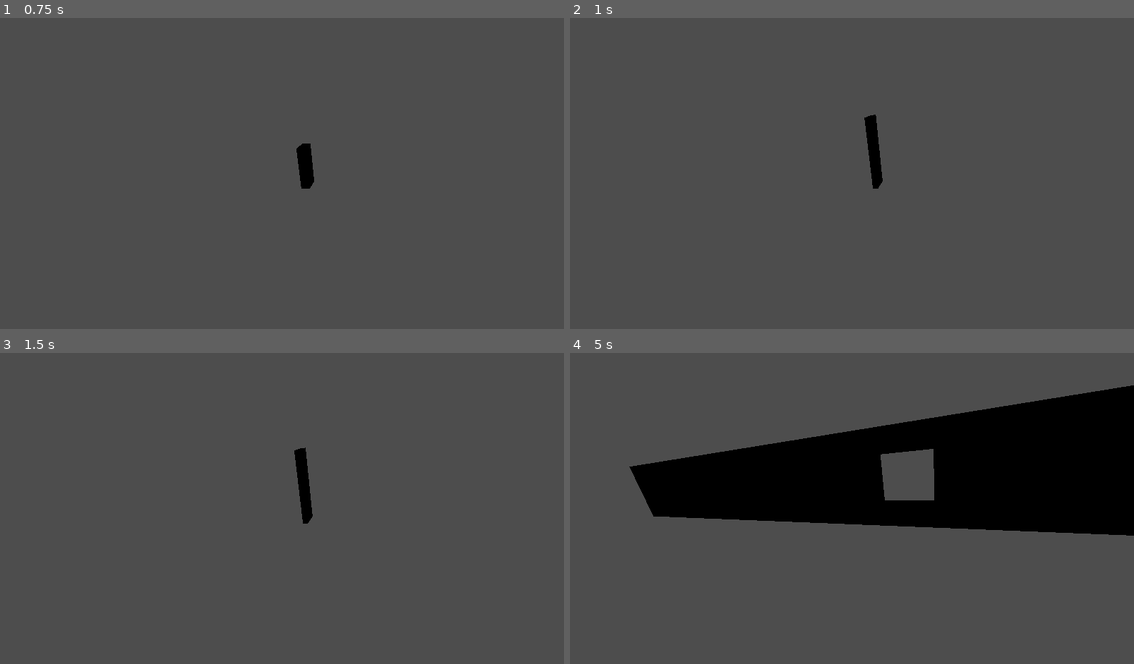
Above: before the commit, frames 1-4 (two rows, left to right).
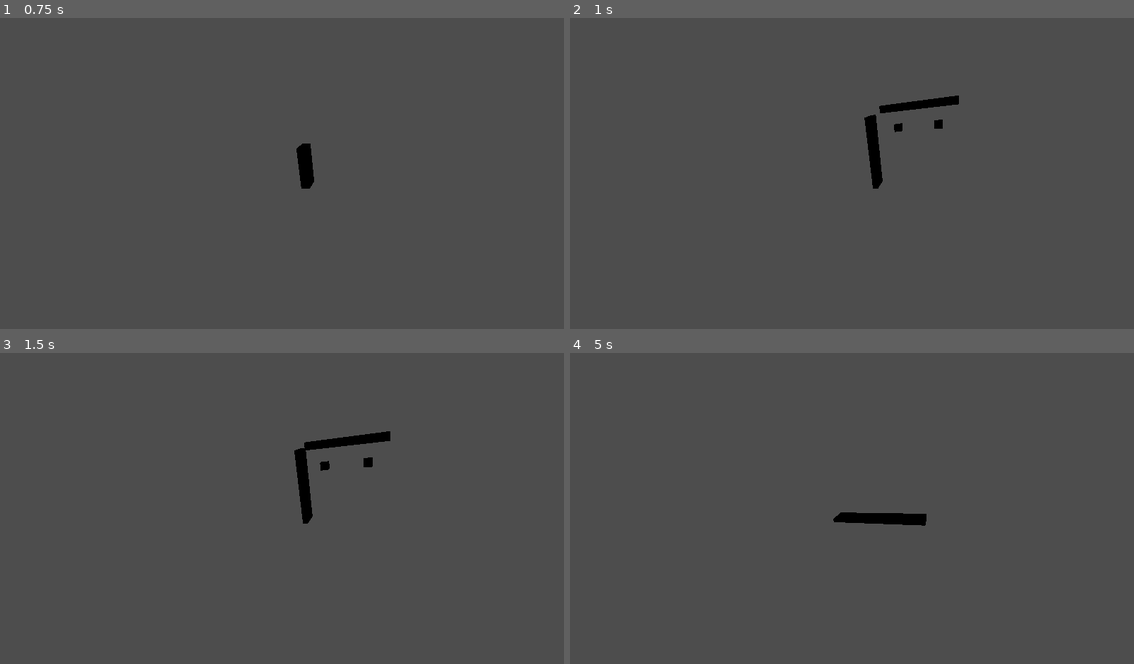
Above: after the commit, the same moments.

Repository: gabriellebrand/Neon-Strech
Game: Godot game, scene res://Scenes/Main.tscn
Two runs of this game, one before a commit and one after it. Both use one fixed random seed, a clock stepped at 60 frames per second and the inputs below.
Inputs:
- Up to frame 1 (0.75 s): tap Enter at 0.5 s; hold W (stretch_up) from 0.53 s (still down)
- Up to frame 2 (1 s): keep holding W (stretch_up)
- Up to frame 3 (1.5 s): release W (stretch_up) at 1.28 s; hold S (stretch_down) from 1.28 s (still down)
- Up to frame 4 (5 s): release S (stretch_down) at 2.03 s; hold W (stretch_up) 2.03-3.53 s; hold S (stretch_down) from 3.53 s (still down)

Frame 1 is identical in both runs. In frame 2, 0.5% of the frame differs, in the area x 54-69%, y 24-37%; in frame 3, 0.5%; in frame 4, 26%, in the area x 10-100%, y 10-59%.

Commit message:
new walls

Diff:
--- /dev/null
+++ b/GameJam/Scenes/Killzone.tscn
@@ -0,0 +1,15 @@
+[gd_scene load_steps=3 format=3 uid="uid://dlb7l34jra5p7"]
+
+[ext_resource type="Script" path="res://Scripts/Killzone.gd" id="1_kupyv"]
+
+[sub_resource type="BoxShape3D" id="BoxShape3D_phvc6"]
+
+[node name="Killzone" type="Area3D"]
+script = ExtResource("1_kupyv")
+
+[node name="CollisionShape3D" type="CollisionShape3D" parent="."]
+shape = SubResource("BoxShape3D_phvc6")
+
+[node name="Timer" type="Timer" parent="."]
+
+[connection signal="body_entered" from="." to="." method="_on_body_entered"]
--- a/GameJam/Scenes/Main.tscn
+++ b/GameJam/Scenes/Main.tscn
@@ -12,7 +12,6 @@
 [node name="Box" parent="." instance=ExtResource("1_8f6yc")]
 
 [node name="Timer" type="Timer" parent="."]
-wait_time = 3.0
 autostart = true
 
 [connection signal="timeout" from="Timer" to="." method="_on_timer_timeout"]
--- a/GameJam/Scenes/Wall.gd
+++ b/GameJam/Scenes/Wall.gd
@@ -1,8 +1,19 @@
-extends StaticBody3D
+extends Node3D
 
 @export var speed = 5
 
-# Called every frame. 'delta' is the elapsed time since the previous frame.
+@onready var mesh_instance_3d_left = $MeshInstance3DLeft
+@onready var mesh_instance_3d_right = $MeshInstance3DRight
+@onready var mesh_instance_3d_top = $MeshInstance3DTop
+
+func _ready():
+  var w = randf_range(0, 2)
+  var h = randf_range(0, 2)
+  mesh_instance_3d_left.position.x += -w
+  mesh_instance_3d_right.position.x += w
+  mesh_instance_3d_top.position.y += h
+
+
 func _process(delta):
   position = position + speed * delta * Vector3(0,0,1)
   if position.z >= 5:
--- a/GameJam/Scenes/Wall.tscn
+++ b/GameJam/Scenes/Wall.tscn
@@ -1,13 +1,26 @@
-[gd_scene load_steps=2 format=3 uid="uid://5776bj6f0sd"]
+[gd_scene load_steps=3 format=3 uid="uid://5776bj6f0sd"]
 
 [ext_resource type="Script" path="res://Scenes/Wall.gd" id="1_6w0di"]
+[ext_resource type="PackedScene" uid="uid://djhhqtduyphhl" path="res://Scenes/WallPartMesh.tscn" id="2_e3ogo"]
 
-[node name="Wall" type="StaticBody3D"]
+[node name="Wall" type="Node3D"]
 script = ExtResource("1_6w0di")
 
 [node name="CSGBox3D" type="CSGBox3D" parent="."]
+visible = false
+use_collision = true
 size = Vector3(100, 10, 1)
 
 [node name="CSGBox3D" type="CSGBox3D" parent="CSGBox3D"]
+visible = false
 operation = 2
 size = Vector3(5, 5, 1)
+
+[node name="MeshInstance3DLeft" parent="." instance=ExtResource("2_e3ogo")]
+transform = Transform3D(1, 0, 0, 0, 1, 0, 0, 0, 1, -1, 0, 0)
+
+[node name="MeshInstance3DRight" parent="." instance=ExtResource("2_e3ogo")]
+transform = Transform3D(1, 0, 0, 0, 1, 0, 0, 0, 1, 1, 0, 0)
+
+[node name="MeshInstance3DTop" parent="." instance=ExtResource("2_e3ogo")]
+transform = Transform3D(10, 0, 0, 0, 1, 0, 0, 0, 1, 0, 1, 0)
--- /dev/null
+++ b/GameJam/Scenes/WallPartMesh.tscn
@@ -0,0 +1,10 @@
+[gd_scene load_steps=3 format=3 uid="uid://djhhqtduyphhl"]
+
+[ext_resource type="PackedScene" uid="uid://dlb7l34jra5p7" path="res://Scenes/Killzone.tscn" id="1_xpamb"]
+
+[sub_resource type="BoxMesh" id="BoxMesh_eyus6"]
+
+[node name="MeshInstance3DLeft" type="MeshInstance3D"]
+mesh = SubResource("BoxMesh_eyus6")
+
+[node name="Killzone" parent="." instance=ExtResource("1_xpamb")]
--- /dev/null
+++ b/GameJam/Scripts/Killzone.gd
@@ -0,0 +1,6 @@
+extends Area3D
+
+func _on_body_entered(body):
+  print("Died!")
+  get_tree().reload_current_scene()
+  #timer.start()
--- a/GameJam/Scripts/box.gd
+++ b/GameJam/Scripts/box.gd
@@ -6,16 +6,16 @@
 const MAXIMUM_STRETCH_Y = 5.0
 
 func _physics_process(delta: float) -> void:
-	var stretch_y_value = Input.get_axis("stretch_down", "stretch_up")
-	stretch_y(stretch_y_value)
-	snap_to_ground()
+  var stretch_y_value = Input.get_axis("stretch_down", "stretch_up")
+  stretch_y(stretch_y_value)
+  snap_to_ground()
 
 func stretch_y(value):
-	var new_scale_y = scale.y + value * STRETCH_SPEED
-	new_scale_y = clamp(new_scale_y, MINIMUM_STRETCH_Y, MAXIMUM_STRETCH_Y)
+  var new_scale_y = scale.y + value * STRETCH_SPEED
+  new_scale_y = clamp(new_scale_y, MINIMUM_STRETCH_Y, MAXIMUM_STRETCH_Y)
 
-	scale.x = 1 / new_scale_y
-	scale.y = new_scale_y
+  scale.x = 1 / new_scale_y
+  scale.y = new_scale_y
 
 func snap_to_ground():
-	position.y = scale.y / 2.0
+  position.y = scale.y / 2.0
